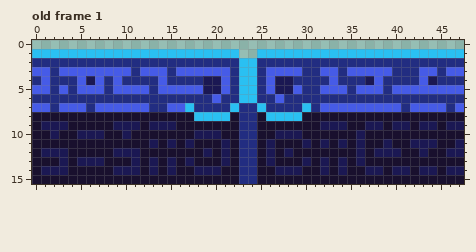
Two states of a pixel-art file, assets/sprites/environment/src/door_v2.aseprite. The picture above was drawn from the file before the commit.
48x16 pixels, 1 frame. Shown: old frame 1. The commit also changed other frames, which this record leaves out.
And afterwards:
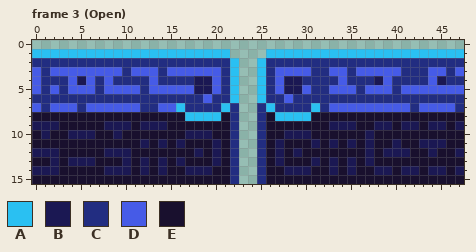
Palette (. is transparent): A #2ac0f2  B #1b1853  C #222d81  D #465be7  E #19102e
A new or re-ordered frame is compared with the old frame closest to it.
Author's note on the commit: Getting started on doors
Change:
frames 1 -> 15
Frame 3 (Open) is new; against old frame 1, layer "Layer 2":
The author changed colour C to colour A in rows 2 to 6 at x 22 and 25; in row 7 at x 21, 26 and 31.
The author changed colour D to colour A in row 7 at x 16.
The author changed colour E to colour A in row 8 at x 17 and 30.
The author changed colour C to colour B in row 4 at x 18, 29 and 45.
The author changed colour D to colour B in row 4 at x 5 and 38; in row 5 at x 18 and 29.
The author changed colour E to colour B in row 9 at x 0, 8, 12, 35, 39, 42 and 45; in row 10 at x 1, 4, 9, 17, 30 and 37; in row 11 at x 12, 14, 16, 20, 27, 31, 33, 35, 37, 40 and 45; in row 12 at x 0, 8, 18, 20, 27, 29, 37, 41 and 44; in row 13 at x 2, 4, 10, 12, 14, 16, 20, 27, 31, 33, 35 and 37; in row 14 at x 0, 8, 12, 14, 17, 30, 33, 35, 39, 42 and 45.
The author changed colour A to colour C in row 7 at x 17, 22, 25 and 30.
The author changed colour B to colour C in row 4 at x 37.
The author changed colour D to colour C in row 3 at x 1, 10, 14, 21, 26, 32, 35, 43 and 46; in row 4 at x 1, 7, 9, 14, 21, 26, 33 and 43; in row 5 at x 1, 3, 7, 12, 21, 26, 32, 36 and 40; in row 6 at x 20 and 27; in row 7 at x 1, 5, 12, 32, 42 and 47.
The author changed colour E to colour C in rows 8 to 15 at x 22 and 25.
The author changed colour B to colour D in row 4 at x 6, 20, 27 and 44; in row 5 at x 20 and 27.
The author changed colour C to colour D in row 3 at x 2, 11, 15, 30, 34, 40 and 45; in row 4 at x 0, 4, 8, 13, 34 and 39; in row 5 at x 2, 4, 8, 13, 30, 35 and 39; in row 6 at x 19 and 28; in row 7 at x 2, 6, 14, 41 and 46.
The author changed colour A to colour E in row 8 at x 21 and 26.
The author changed colour B to colour E in row 9 at x 3, 11, 15, 32, 37, 40, 43 and 46; in row 10 at x 2, 7, 10, 20, 27 and 36; in row 11 at x 13, 15, 17, 21, 26, 30, 32, 34, 36, 39, 42 and 47; in row 12 at x 3, 11, 19, 21, 26, 28, 36, 38, 43 and 46; in row 13 at x 3, 7, 11, 13, 15, 17, 21, 26, 30, 32, 34 and 36; in row 14 at x 3, 11, 13, 15, 20, 27, 32, 34, 37, 40, 43 and 46.
The edit erases colour A in row 1 at x 22 and 25; in rows 2 to 6 at x 23 to 24.
The edit erases colour C in rows 7 to 15 at x 23 to 24.
Where, in picture pixels (left, top, right, bottom), the same in both pictures:
changed: (32, 49, 464, 184)
